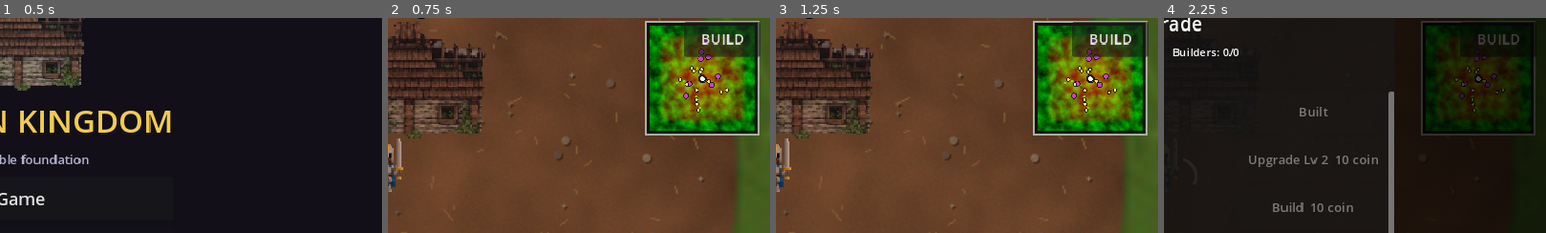
Above: before the commit, frames 1-4 (left to right).
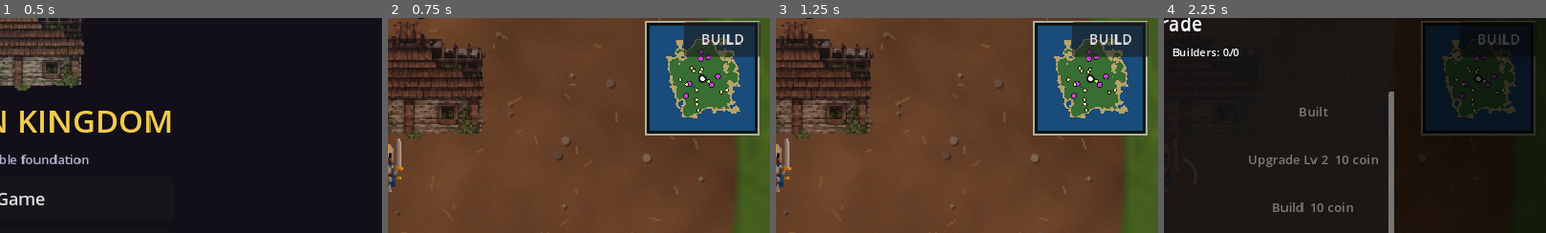
Above: after the commit, the same moments.

Repository: afie-boop/The-Fallen-Kingdom
Game: Godot game, scene res://scenes/main_menu.tscn
Same seed, same stepped clock (60 frames per second), same inputs: the game is played once before the commit and once after it.
Inputs:
- Up to frame 1 (0.5 s): no input
- Up to frame 2 (0.75 s): click "New Game" at 0.5 s
- Up to frame 3 (1.25 s): no input
- Up to frame 4 (2.25 s): click "BUILD" at 1.25 s; click "Build 6 coin" at 2 s
The pictures show only the part of the screen within x 50-100%, y 12-62%; the shares and areas given below are measured in that part.

Frame 1 is identical in both runs. In frame 2, 13% of the frame differs, in the area x 68-96%, y 3-53%; in frame 3, 13%; in frame 4, 7.8%.

Commit message:
Render clean minimap terrain without tree-like texture speckles

Diff:
--- a/extracted/The-Fallen-Kingdom/scripts/minimap.gd
+++ b/extracted/The-Fallen-Kingdom/scripts/minimap.gd
@@ -8,6 +8,7 @@
 var entities: Node2D
 var world_size: Vector2 = Vector2(4800, 4800)
 var _refresh_t: float = 0.0
+var _map_texture: ImageTexture
 
 func setup(map_data: IslandMap, player_node: Node2D, castle_node: Node2D, world_nodes: Node2D, size: Vector2) -> void:
     island = map_data
@@ -15,6 +16,7 @@
     castle = castle_node
     entities = world_nodes
     world_size = size
+    _make_map_texture()
     queue_redraw()
 
 func _process(delta: float) -> void:
@@ -23,6 +25,23 @@
         _refresh_t = 0.18
         queue_redraw()
 
+
+func _make_map_texture() -> void:
+    if island == null:
+        return
+    var img := Image.create(160, 160, false, Image.FORMAT_RGBA8)
+    for y in 160:
+        for x in 160:
+            var p := Vector2((float(x) + 0.5) / 160.0 * world_size.x, (float(y) + 0.5) / 160.0 * world_size.y)
+            var field: float = island.sample(p)
+            var col := Color(0.10, 0.30, 0.48)
+            if field > 0.1:
+                col = Color(0.22, 0.43, 0.20)
+            elif field > 0.0:
+                col = Color(0.72, 0.64, 0.42)
+            img.set_pixel(x, y, col)
+    _map_texture = ImageTexture.create_from_image(img)
+
 func _draw() -> void:
     var rect := Rect2(Vector2.ZERO, size)
     draw_rect(rect, Color(0.035, 0.055, 0.065, 0.9), true)
@@ -30,7 +49,8 @@
     if island == null or island.texture == null:
         return
     var pad := Rect2(Vector2(5, 5), size - Vector2(10, 10))
-    draw_texture_rect(island.texture, pad, false, Color(0.75, 0.88, 0.76))
+    if _map_texture != null:
+        draw_texture_rect(_map_texture, pad, false)
     if entities != null and is_instance_valid(entities):
         _draw_group("zombie_caves", Color(0.78, 0.25, 0.82), 2.8, pad)
         _draw_group("wildlife", Color(0.96, 0.88, 0.53), 1.7, pad)
